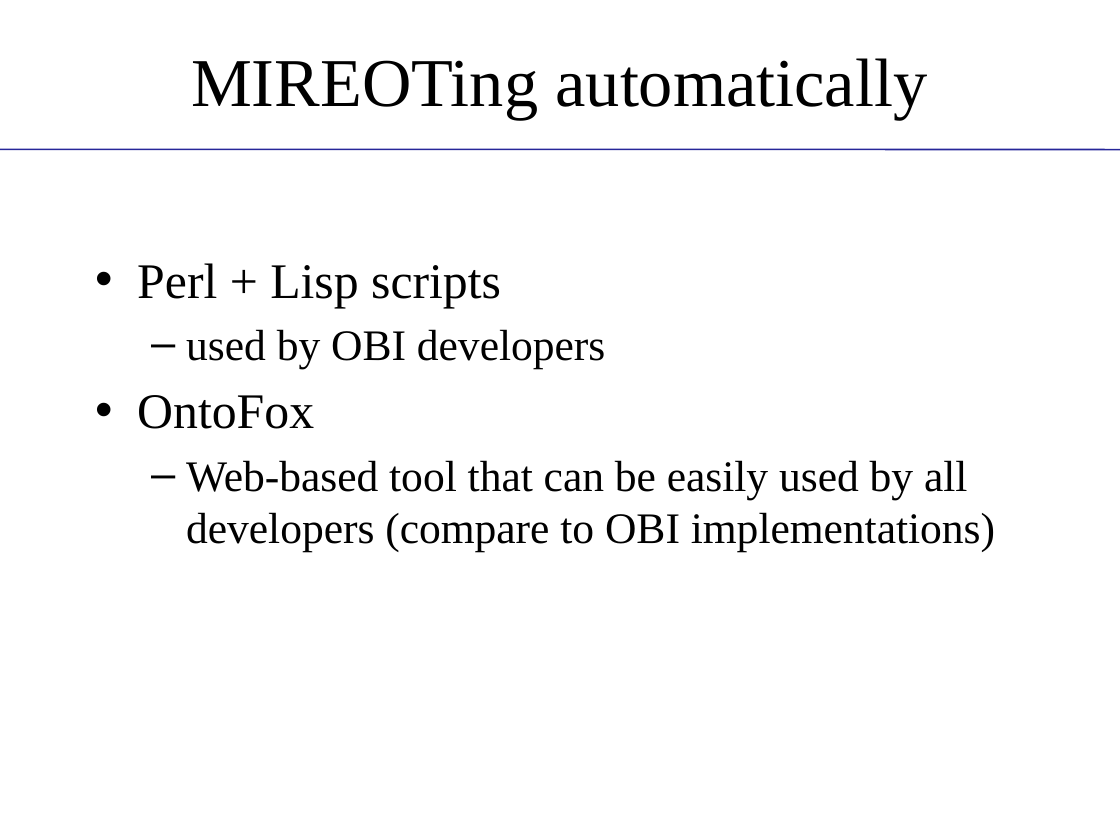
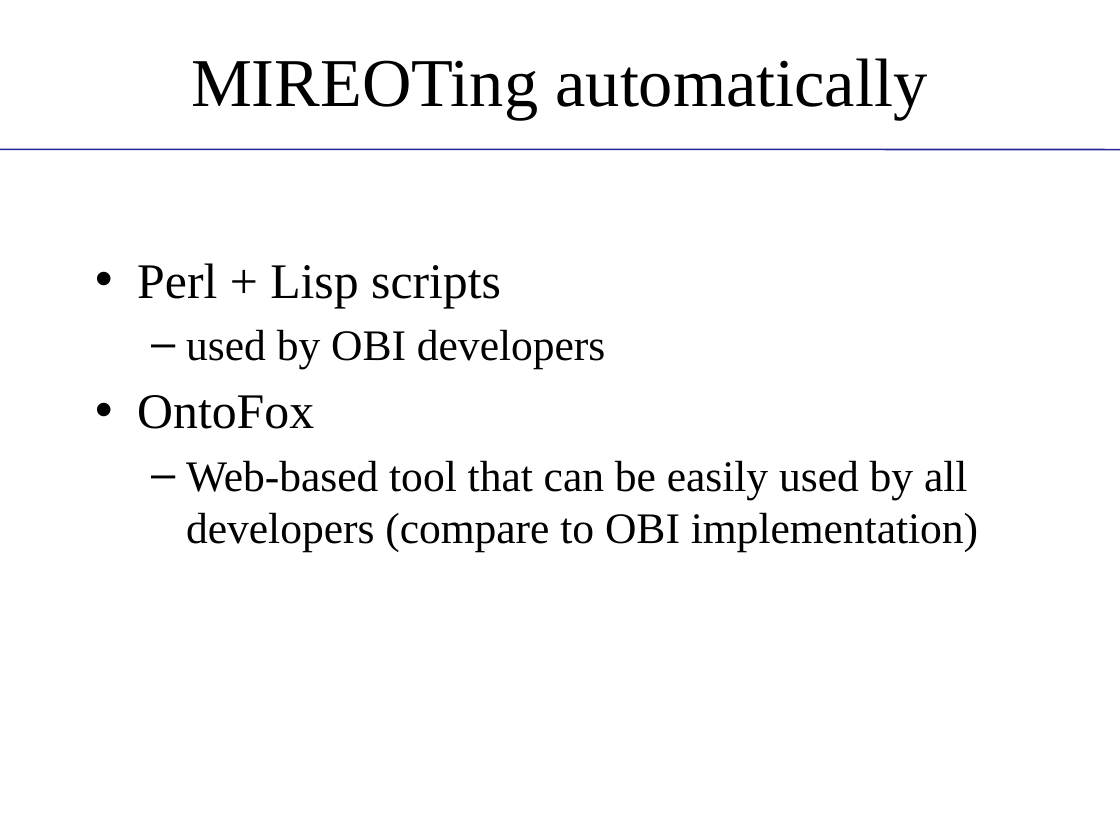
Before and after one commit to obi-ontology/obi-legacy-svn, a slide deck: slide 6 of trunk/docs/presentations/OBI tutorial July 2011 ICBO/MIREOT-View.pptx. Drawn at 1120x840 pixels with LibreOffice and Linux fonts; fonts in the diff are those of the drawing; background and template pictures are left out. Boxes give left, top, right and bottom in pixels: in the first picture for what was removed or moved away, otherwise in the second. Text is boxed around its words. In the diff, an @@ line names an element or a change of style, - is before the commit and + after.

```diff
--- a/trunk/docs/presentations/OBI tutorial July 2011 ICBO/MIREOT-View.pptx
+++ b/trunk/docs/presentations/OBI tutorial July 2011 ICBO/MIREOT-View.pptx
@@ text at <box>186,460,978,552</box>: text changed @@
-  – Web-based tool that can be easily used by all developers (compare to OBI implementations)
+  – Web-based tool that can be easily used by all developers (compare to OBI implementation)
```
Also in this commit, not shown: 9 other slides changed.
